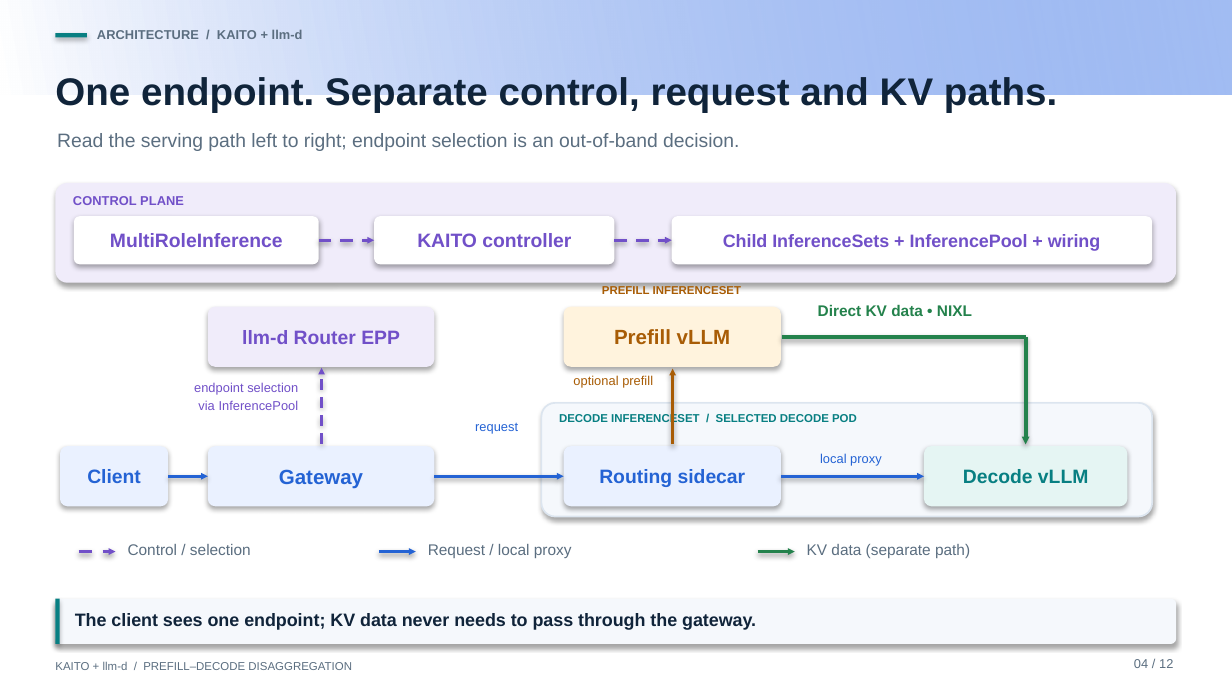
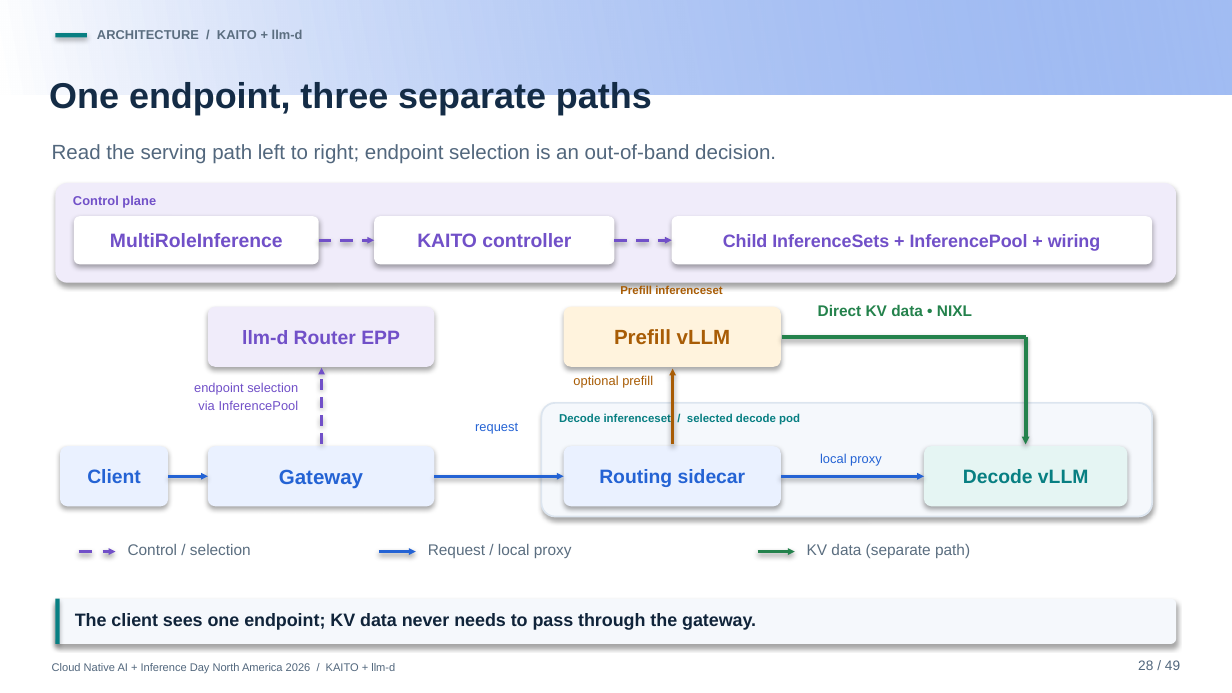
Before and after one commit to andyzhangx/demo, a slide deck: slide 28 of llm/pd-disaggregation/kubecon-na-2026-pd-disaggregation-kaito-llmd.pptx. Drawn at 1232x693 pixels with LibreOffice and Linux fonts; fonts in the diff are those of the drawing; background and template pictures are left out. Boxes give left, top, right and bottom in pixels: in the first picture for what was removed or moved away, otherwise in the second. Text is boxed around its words. In the diff, an @@ line names an element or a change of style, - is before the commit and + after.

```diff
--- a/llm/pd-disaggregation/kubecon-na-2026-pd-disaggregation-kaito-llmd.pptx
+++ b/llm/pd-disaggregation/kubecon-na-2026-pd-disaggregation-kaito-llmd.pptx
@@ text at (49,82,652,115): text changed; size 22.5 to 21 pt; text colour #10243A to #142C46 @@
-One endpoint. Separate control, request and KV paths.
+One endpoint, three separate paths
@@ text "Read the serving path left ...": place and size @@
-text "Read the serving path left ..." at (57,133,739,151)
+text "Read the serving path left ..." at (52,144,776,164)
@@ text "Read the serving path left ..." at (52,144,776,164): size 11.2 to 12 pt, text colour #5B6E80 to #52677D @@
@@ text at (73,195,156,207): text changed @@
-CONTROL PLANE
+Control plane
@@ text at (620,285,722,297): text changed @@
-PREFILL INFERENCESET
+Prefill inferenceset
@@ text at (559,413,800,425): text changed @@
-DECODE INFERENCESET / SELECTED DECODE POD
+Decode inferenceset / selected decode pod
@@ text removed at (1134,659,1173,668) @@
-04 / 12
@@ text at (52,663,395,673): text changed; size 6.8 to 6.5 pt; text colour #5B6E80 to #52677D @@
-KAITO + llm-d / PREFILL–DECODE DISAGGREGATION
+Cloud Native AI + Inference Day North America 2026 / KAITO + llm-d
@@ text added at (1138,660,1180,670), 8 pt, text #52677D @@
+28 / 49
```
Also in this commit, not shown: 40 other slides changed, 7 slides added, 7 slides removed.
